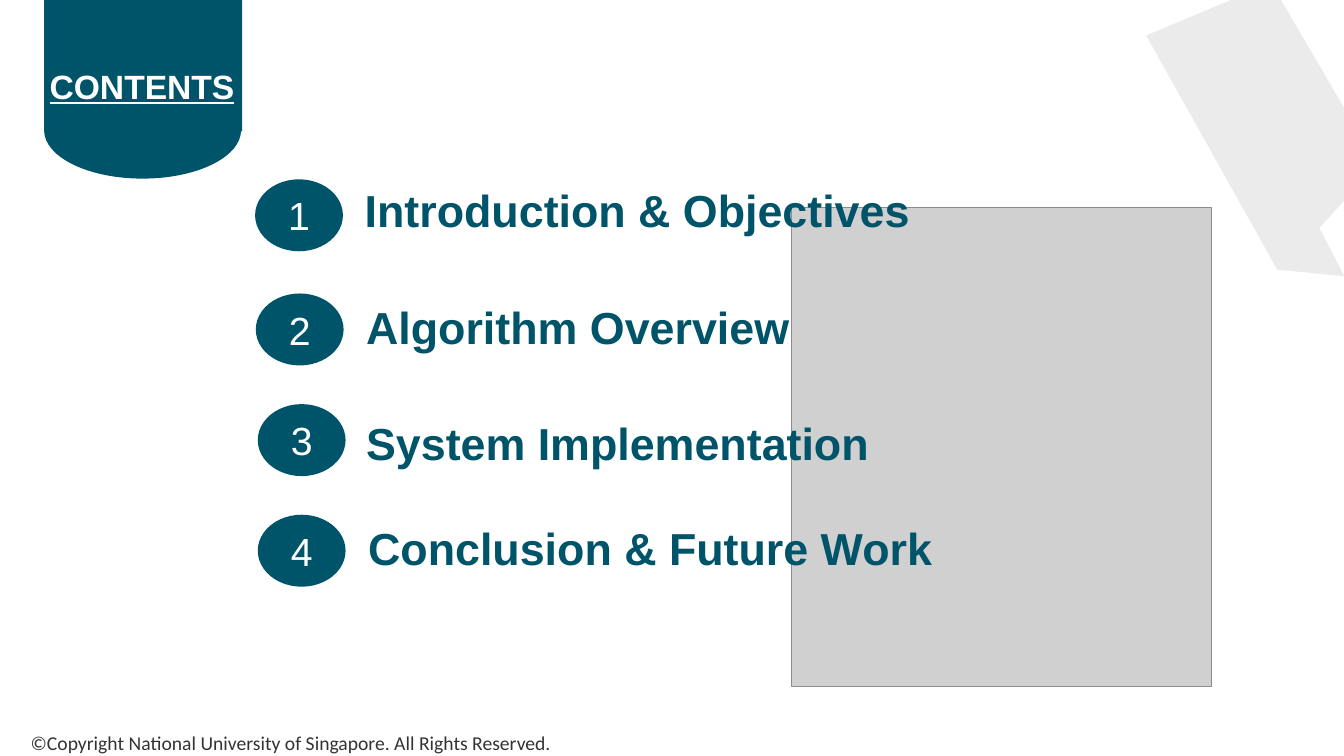
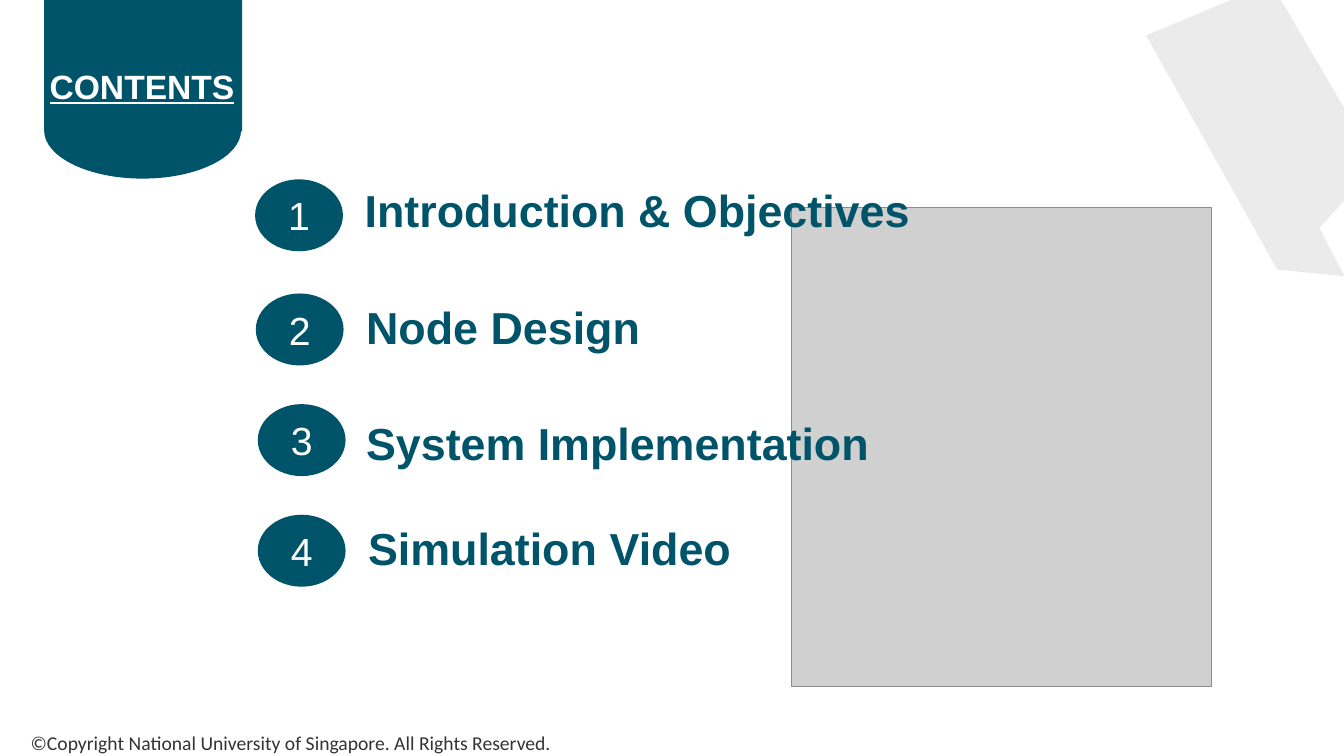
Before and after one commit to EthanHan99/NUS-EE4308, a slide deck: slide 2 of Team#3_slide.pptx. Drawn at 1344x756 pixels with LibreOffice and Linux fonts; fonts in the diff are those of the drawing; grey boxes stand for pictures. Boxes give left, top, right and bottom in pixels: in the first picture for what was removed or moved away, otherwise in the second. Text is boxed around its words. In the diff, an @@ line names an element or a change of style, - is before the commit and + after.

```diff
--- a/Team#3_slide.pptx
+++ b/Team#3_slide.pptx
@@ text at (366,311,640,352): text changed @@
-Algorithm Overview
+Node Design
@@ text at (368,532,731,566): text changed @@
-Conclusion & Future Work
+Simulation Video
```
Also in this commit, not shown: 3 other slides changed, 6 slides added, 6 slides removed, 41 other files.
